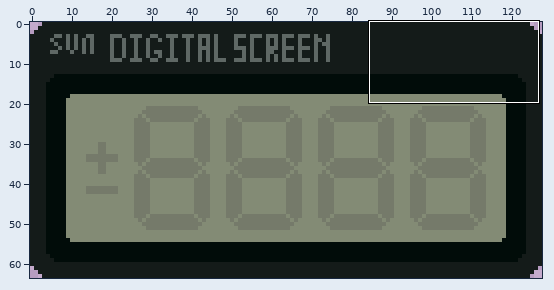
Pixel-art file: Assets/DigitalNumberScreen.aseprite. Above: a wide view before the commit, with the close-up outlined.
Close-up. First the earlier version:
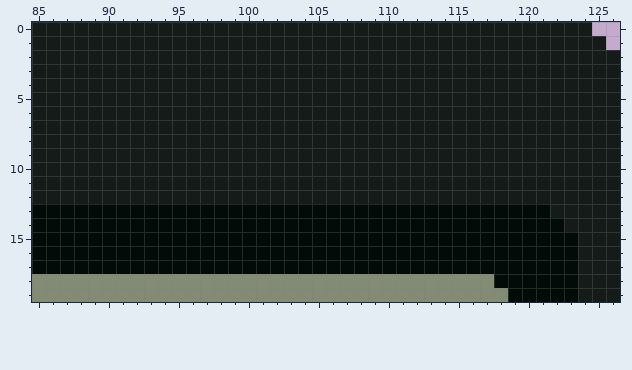
128x64 pixels, 1 frame. Shown: x 85..126, y 0..19. The commit also changed other parts of the picture, which this record leaves out.
After:
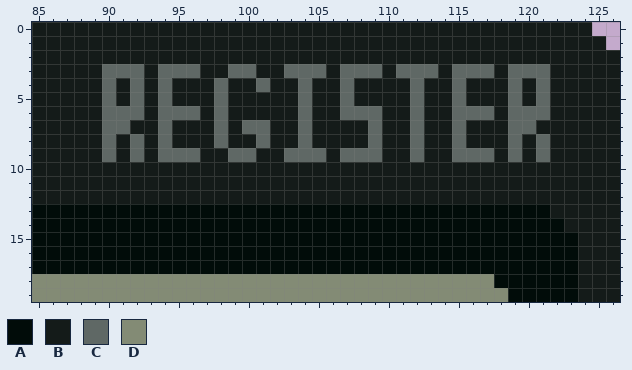
Palette (. is transparent): A #010c09  B #141b19  C #5f6865  D #838b75
Diff:
Layer "Layer 1":
y 3: x 90..92 BBB -> CCC; x 94..96 BBB -> CCC; x 99..100 BB -> CC; x 103..105 BBB -> CCC; x 107..109 BBB -> CCC; x 111..113 BBB -> CCC; x 115..117 BBB -> CCC; x 119..121 BBB -> CCC
y 4: x 90 B -> C; x 92 B -> C; x 94 B -> C; x 98 B -> C; x 101 B -> C; x 104 B -> C; x 107 B -> C; x 112 B -> C; x 115 B -> C; x 119 B -> C; x 121 B -> C
y 5: x 90 B -> C; x 92 B -> C; x 94 B -> C; x 98 B -> C; x 104 B -> C; x 107 B -> C; x 112 B -> C; x 115 B -> C; x 119 B -> C; x 121 B -> C
y 6: x 90..92 BBB -> CCC; x 94..96 BBB -> CCC; x 98 B -> C; x 104 B -> C; x 107..109 BBB -> CCC; x 112 B -> C; x 115..117 BBB -> CCC; x 119..121 BBB -> CCC
y 7: x 90..91 BB -> CC; x 94 B -> C; x 98 B -> C; x 100..101 BB -> CC; x 104 B -> C; x 109 B -> C; x 112 B -> C; x 115 B -> C; x 119..120 BB -> CC
y 8: x 90 B -> C; x 92 B -> C; x 94 B -> C; x 98 B -> C; x 101 B -> C; x 104 B -> C; x 109 B -> C; x 112 B -> C; x 115 B -> C; x 119 B -> C; x 121 B -> C
y 9: x 90 B -> C; x 92 B -> C; x 94..96 BBB -> CCC; x 99..100 BB -> CC; x 103..105 BBB -> CCC; x 107..109 BBB -> CCC; x 112 B -> C; x 115..117 BBB -> CCC; x 119 B -> C; x 121 B -> C
Boxes around the changes in both close-ups, in picture pixels (x1, y1, x2, y2):
changed: (102, 64, 550, 162)
